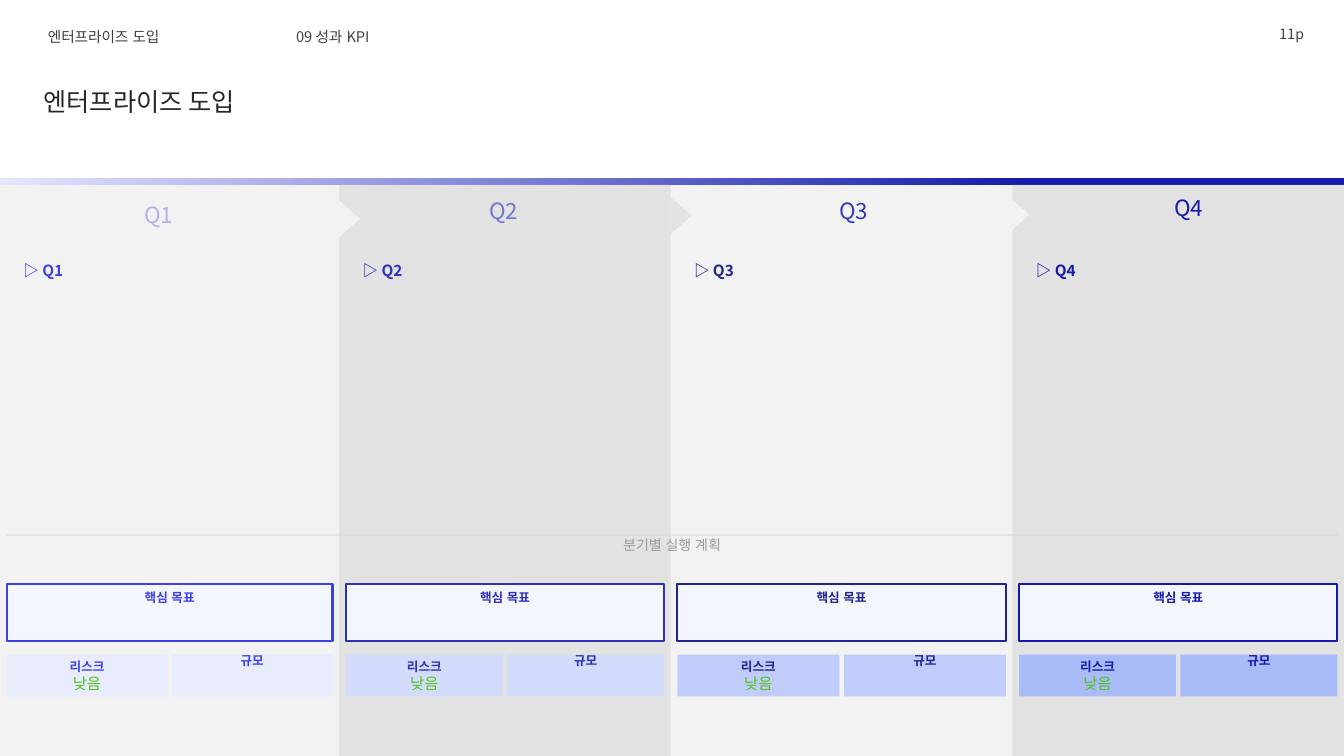
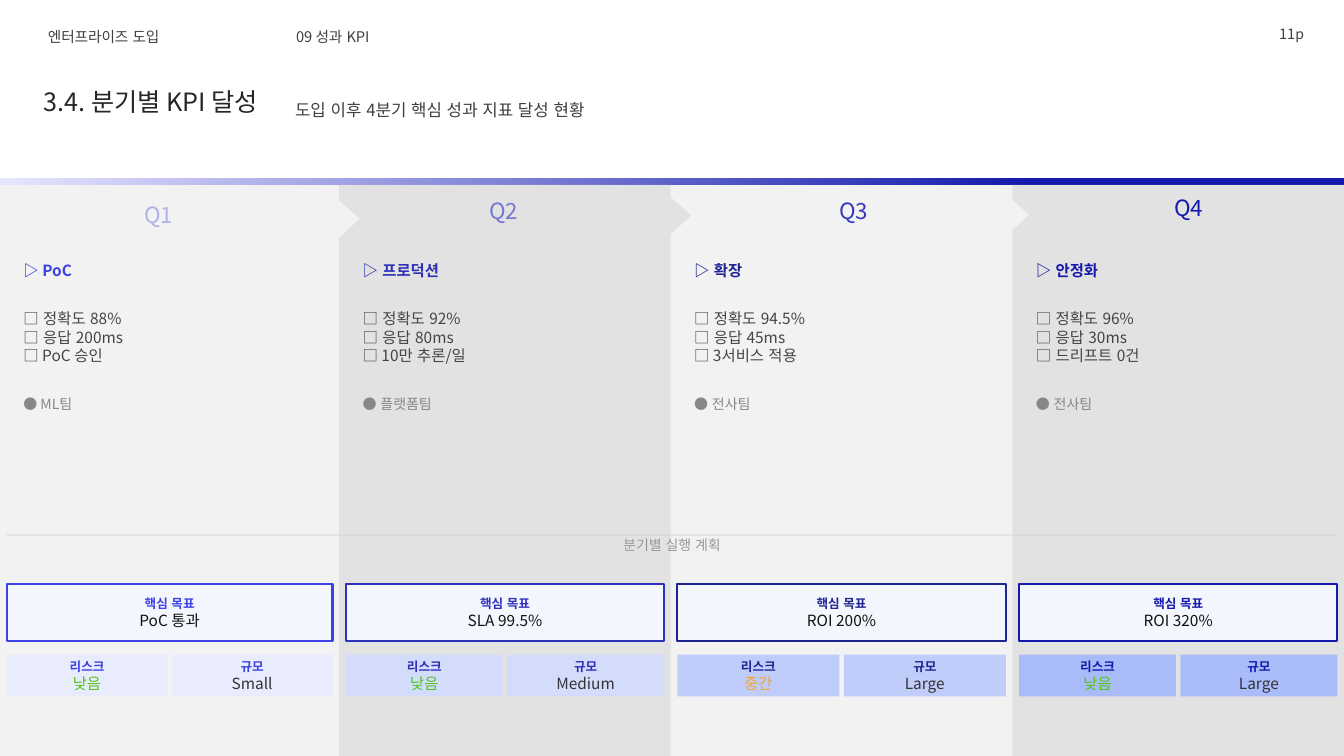
Before and after one commit to lhs6395-hslee/2026-gsn-pptx, a slide deck: slide 11 of result/머신러닝_심층_기술_가이드_재현검증.pptx. Drawn at 1344x756 pixels with LibreOffice and Linux fonts; fonts in the diff are those of the drawing; background and template pictures are left out. Boxes give left, top, right and bottom in pixels: in the first picture for what was removed or moved away, otherwise in the second. Text is boxed around its words. In the diff, an @@ line names an element or a change of style, - is before the commit and + after.

```diff
--- a/result/머신러닝_심층_기술_가이드_재현검증.pptx
+++ b/result/머신러닝_심층_기술_가이드_재현검증.pptx
@@ text at (x1=43, y1=90, x2=258, y2=113): text changed @@
-엔터프라이즈 도입
+3.4. 분기별 KPI 달성
@@ text added at (x1=295, y1=102, x2=585, y2=118), 12 pt, text #404040 @@
+도입 이후 4분기 핵심 성과 지표 달성 현황
@@ text at (x1=40, y1=264, x2=123, y2=410): text changed; text colour #3C41E6 to #444444; bold off @@
-▷ Q1
+▷ PoC
+□ 정확도 88%
+□ 응답 200ms
+□ PoC 승인
+● ML팀
@@ text at (x1=380, y1=263, x2=466, y2=410): text changed; text colour #2D30B8 to #444444; bold off @@
-▷ Q2
+▷ 프로덕션
+□ 정확도 92%
+□ 응답 80ms
+□ 10만 추론/일
+● 플랫폼팀
@@ text at (x1=712, y1=263, x2=805, y2=410): text changed; text colour #1E2490 to #444444; bold off @@
-▷ Q3
+▷ 확장
+□ 정확도 94.5%
+□ 응답 45ms
+□ 3서비스 적용
+● 전사팀
@@ text at (x1=1054, y1=263, x2=1140, y2=410): text changed; text colour #1419AB to #444444; bold off @@
-▷ Q4
+▷ 안정화
+□ 정확도 96%
+□ 응답 30ms
+□ 드리프트 0건
+● 전사팀
@@ text in rectangle at (x1=139, y1=613, x2=199, y2=628): paragraph added @@
+PoC 통과
@@ text in rectangle at (x1=468, y1=614, x2=542, y2=626): paragraph added @@
+SLA 99.5%
@@ text in rectangle at (x1=807, y1=614, x2=876, y2=626): paragraph added @@
+ROI 200%
@@ text in rectangle at (x1=1144, y1=614, x2=1213, y2=627): paragraph added @@
+ROI 320%
@@ text in rectangle at (x1=232, y1=676, x2=273, y2=689): paragraph added @@
+Small
@@ text in rectangle at (x1=556, y1=676, x2=614, y2=689): paragraph added @@
+Medium
@@ text in rectangle at (x1=744, y1=676, x2=772, y2=690): text changed; text colour #52C41A to #F5A623 @@
-낮음
+중간
@@ text in rectangle at (x1=905, y1=677, x2=945, y2=693): paragraph added @@
+Large
@@ text in rectangle at (x1=1239, y1=677, x2=1279, y2=693): paragraph added @@
+Large
```
Also in this commit, not shown: 11 other slides changed, 5 other files.
